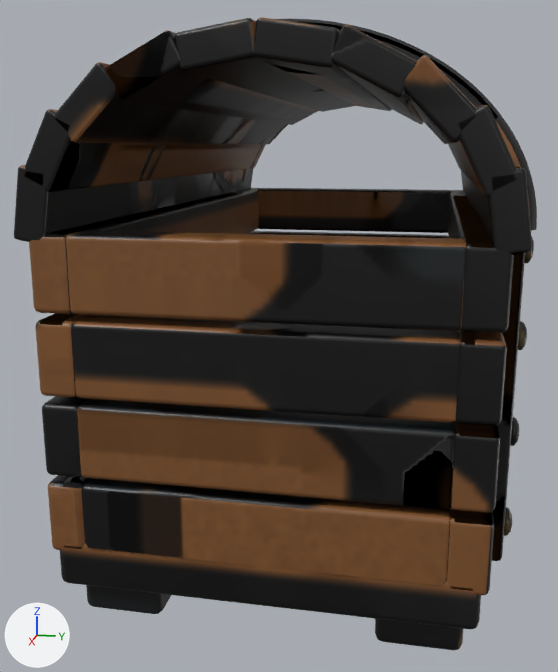
The glTF model documentation/examples/03-game-ready-treasure-chest/output/chest.glb, before and after one commit.
Camera for both pictures: a 50 mm lens placed at (3.1, 0.44, 1.41), pointed at (0.08, -0.16, 0.65). Every picture has the same lights, and +X, +Y and +Z are marked at lower left. The first picture is the older version. Vertices at exactly the same position are counted once.

Before the edit, the objects in view are built like this:
```python
me_cube = bpy.data.meshes.new('Cube')
me_cube.from_pydata(...)  # 5607 vertices, 10958 faces; spans x -1.2..1.2, y -0.27..1.28, z -0.35..1.4
me_cube.materials.append(mat_baked_walnut_and_hardware)
ob_chest_export_target = bpy.data.objects.new('Chest_export_target', me_cube)
ob_chest_export_target.location = (0.0, -0.57, 0.35)
```
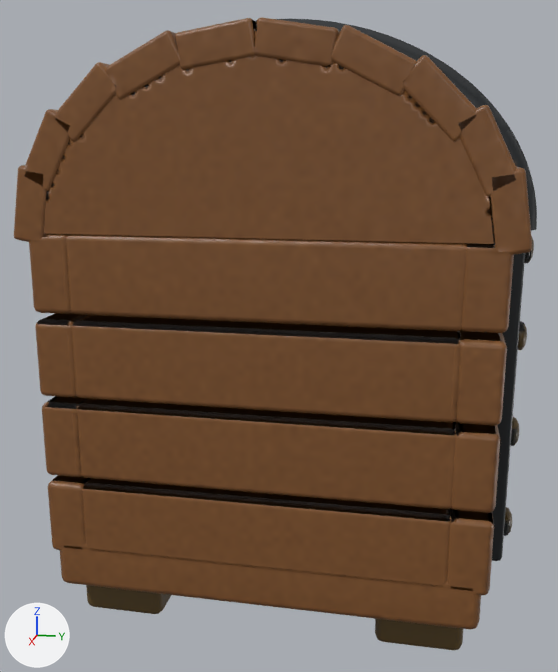
The change in detail:
me_cube is used by ob_chest_export_target; location (0.0, -0.57, 0.35).
me_cube had 5607 vertices, 10958 faces and spanned x -1.2..1.2, y -0.27..1.28, z -0.35..1.4.
me_cube now has 5620 vertices, 10980 faces and spans x -1.2..1.2, y -0.27..1.28, z -0.35..1.4.
me_cube part 1: a new loose piece of 26 vertices spanning x 1.12..1.2, y -0.05..1.19, z 0.83..1.3, in mat_baked_walnut_and_hardware.
me_cube part 2: 10807 kept faces spanning x -1.2..1.2, y -0.27..1.28, z -0.35..1.4 get new texture (UV) coordinates.
Other edits to the shape of me_cube do not show in these pictures.

Where the change shows, as pixel boxes [x1, y1, x2, y2] in the pictures (558 x 672 px):
part 1 of me_cube, added (brown)
    after: [44, 55, 494, 244]
part 2 of me_cube, surface changed (black to brown)
    both: [14, 17, 534, 650]
